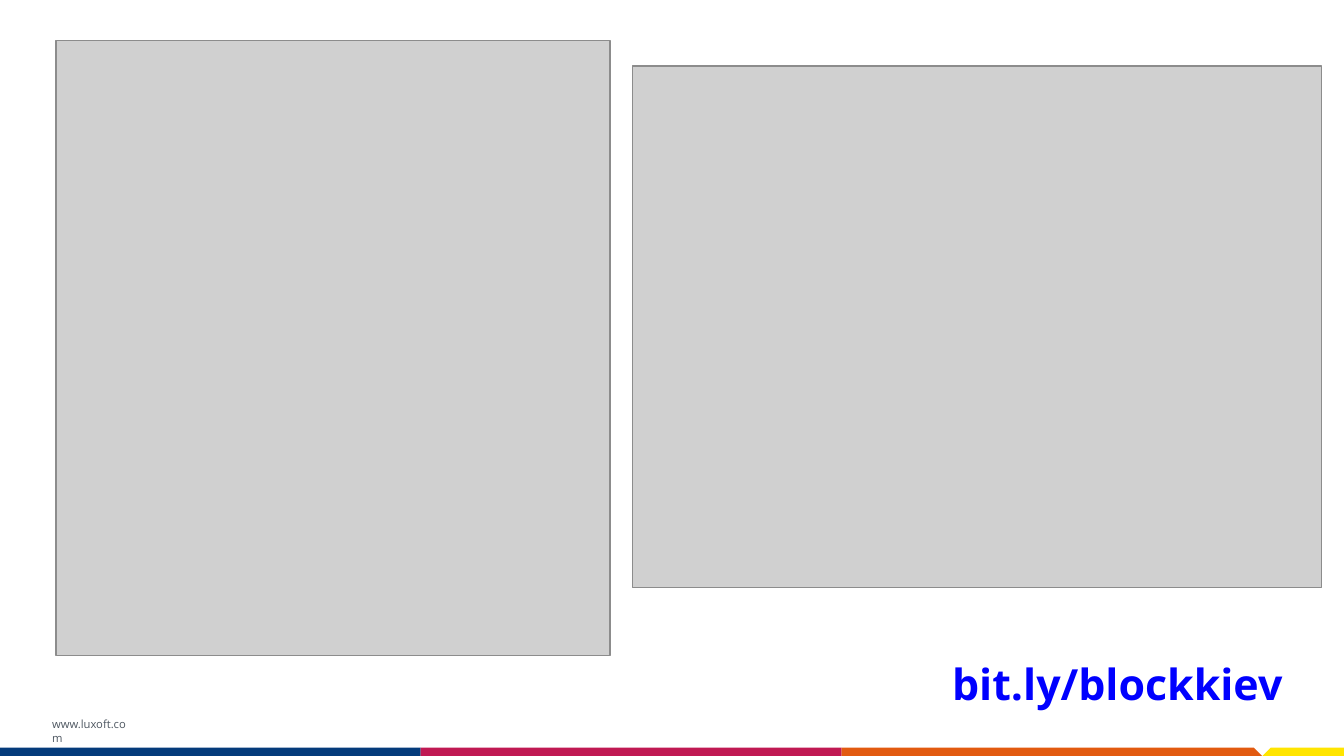
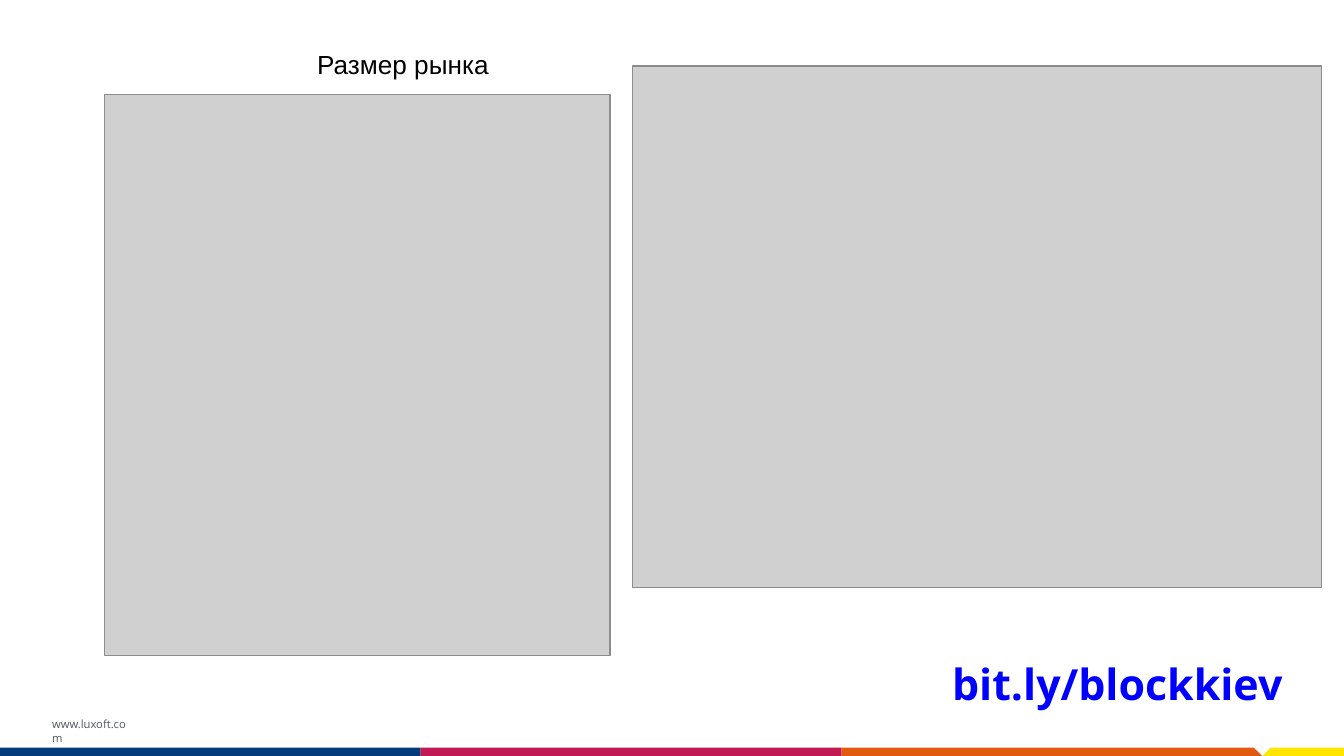
Before and after one commit to luxoft-hackaton/luxoft-hackaton-team3, a slide deck: slide 3 of BlockchainHackathon_Template.pptx. Drawn at 1344x756 pixels with LibreOffice and Linux fonts; fonts in the diff are those of the drawing; grey boxes stand for pictures; background and template pictures are left out. Boxes give left, top, right and bottom in pixels: in the first picture for what was removed or moved away, otherwise in the second. Text is boxed around its words. In the diff, an @@ line names an element or a change of style, - is before the commit and + after.

```diff
--- a/BlockchainHackathon_Template.pptx
+++ b/BlockchainHackathon_Template.pptx
@@ text added at (317,56,488,80), 14 pt, text #000000 @@
+Размер рынка
@@ picture: place and size @@
-picture at (56,40,610,656)
+picture at (105,94,610,656)
```
Also in this commit, not shown: 3 other slides changed, 2 slides added, 2 slides removed, 1 other file.
